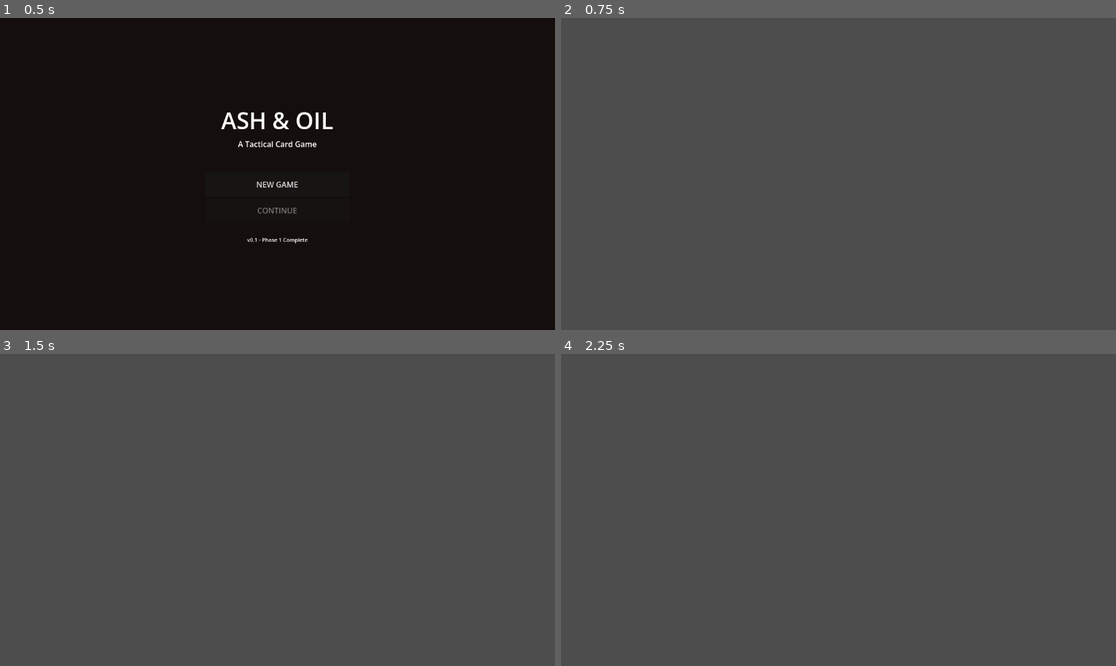
Above: before the commit, frames 1-4 (two rows, left to right).
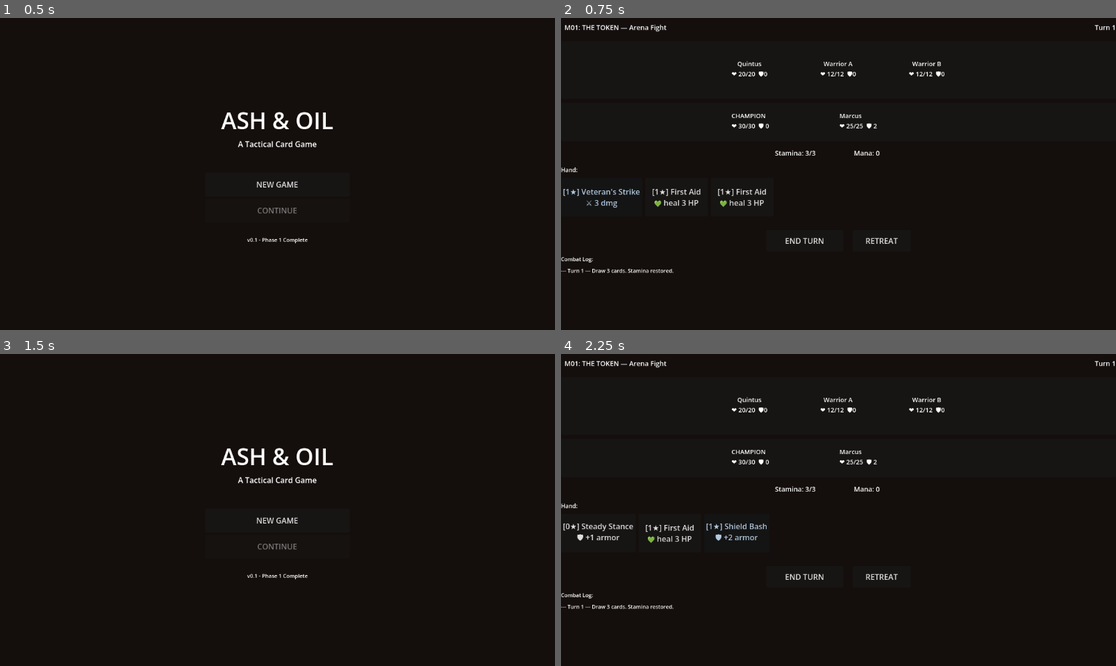
Above: after the commit, the same moments.

Repository: StoveGodCooks/ash-oil
Game: Godot game, scene res://scenes/Main.tscn
Same seed, same stepped clock (60 frames per second), same inputs: the game is played once before the commit and once after it.
Inputs (mouse positions are in pixels of both pictures, inside the frame that each line leads up to):
- Up to frame 1 (0.5 s): no input
- Up to frame 2 (0.75 s): click "NEW GAME" at 0.5 s
- Up to frame 3 (1.5 s): click (321, 575) at 1.25 s, where only the run after the commit has a clickable "RETREAT"
- Up to frame 4 (2.25 s): click (838, 519) at 2 s, where only the run after the commit has a clickable "NEW GAME"

Frame 1 is identical in both runs. In frame 2, 100% of the frame differs, in the area x 0-100%, y 0-100%; in frame 3, 100%; in frame 4, 100%.
Error before the commit: Parse Error: Cannot find member "AUTOWRAP_WORD_ARBITRARY" in base "TextServer". (res://scripts/ui/CombatUI.gd:200)

Commit message:
Use explicit TextServer AutowrapMode enum for combat log

Diff:
--- /dev/null
+++ b/data/missions.json
@@ -0,0 +1,18 @@
+{
+  "M01": {
+    "title": "The Token",
+    "meter_changes": {
+      "RENOWN": 2
+    },
+    "relationships": {
+      "Marcus": 1
+    },
+    "hooks_created": [],
+    "victory_rewards": {
+      "gold": 50
+    },
+    "retreat_rewards": {
+      "gold": 10
+    }
+  }
+}
--- a/scripts/ui/CombatUI.gd
+++ b/scripts/ui/CombatUI.gd
@@ -197,7 +197,7 @@
 	log_label = Label.new()
 	log_label.text = "Combat begins..."
 	log_label.add_theme_font_size_override("font_size", 11)
-	log_label.autowrap_mode = TextServer.AUTOWRAP_WORD_ARBITRARY
+	log_label.autowrap_mode = TextServer.AutowrapMode.AUTOWRAP_WORD
 	log_label.custom_minimum_size = Vector2(0, 60)
 	main_vbox.add_child(log_label)
 
--- a/scripts/ui/Main.gd
+++ b/scripts/ui/Main.gd
@@ -81,5 +81,6 @@
 	if SaveManager.load_game(1):
 		print("--- GAME LOADED ---")
 		print("RENOWN: %d | HEAT: %d | Gold: %d" % [GameState.RENOWN, GameState.HEAT, GameState.gold])
+		get_tree().change_scene_to_file("res://scenes/CombatScreen.tscn")
 	else:
 		print("No save file found!")
Not shown, added: docs/environment_check.md
Not shown, added: docs/git_godot_sync_workflow.md
